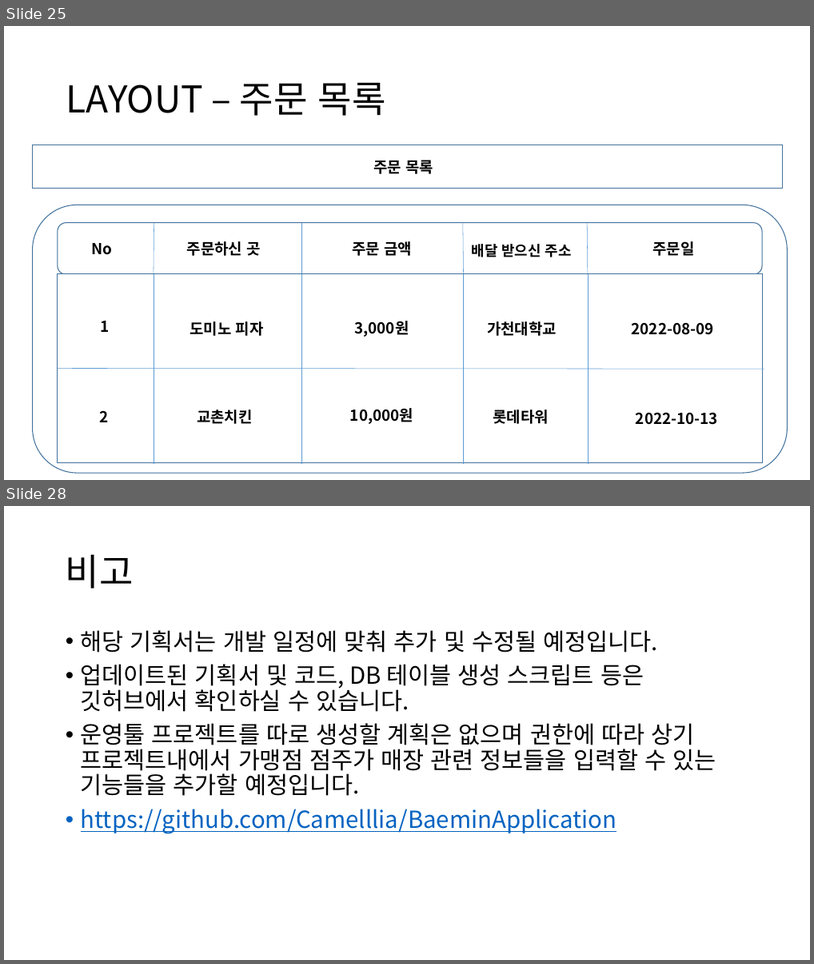
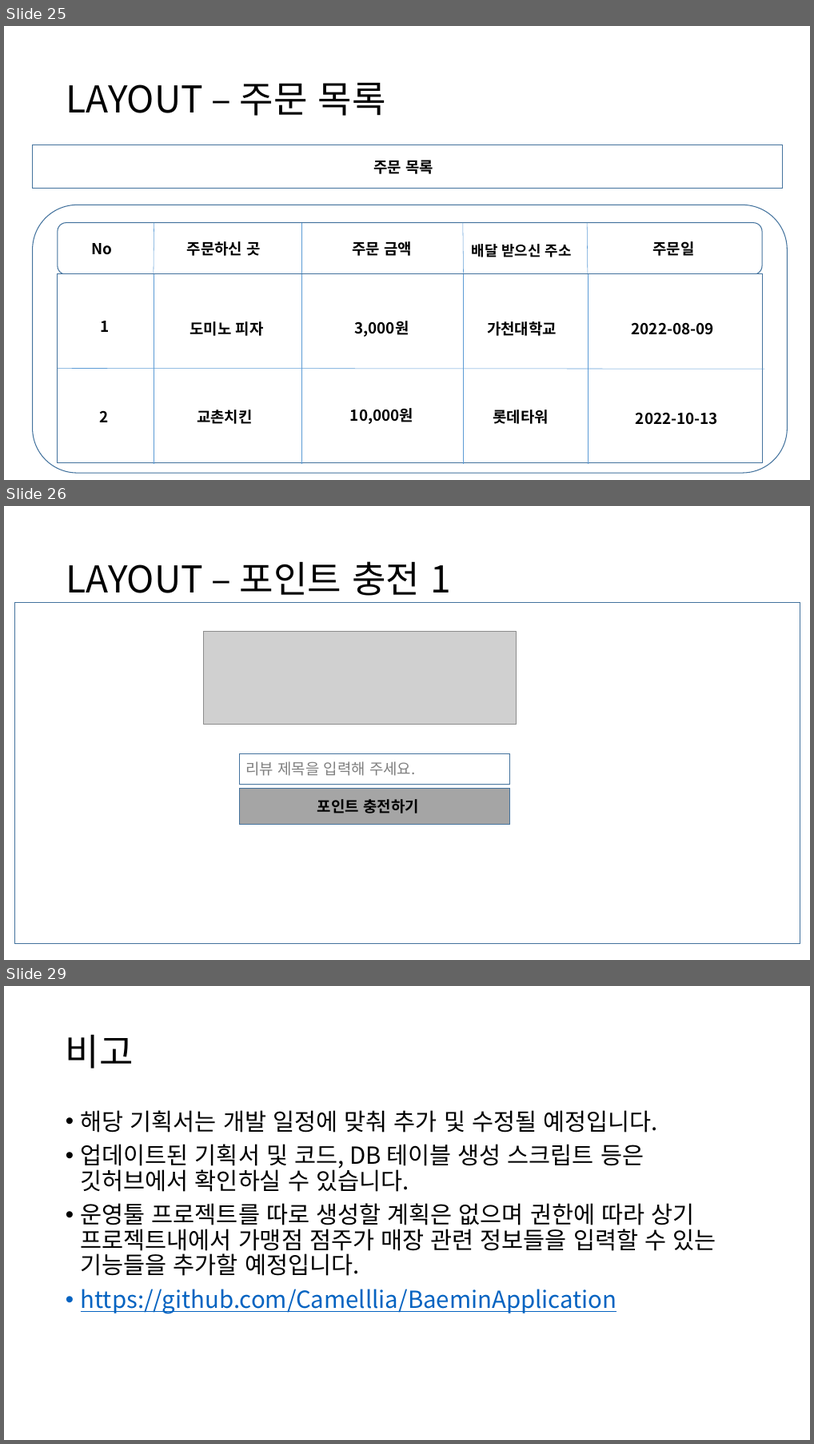
Before and after one commit to Camelllia/BaeminApplication, a slide deck: 202131205_김승진_실무게임프로그래밍_기획서.pptx. Shown one above the other, each under a label of ours: slides 25 and 28 before the commit, slides 25, 26 and 29 after it; the slides between them are not shown. The pictures are 814x964 and 814x1444 pixels, drawn with LibreOffice and Linux fonts; fonts in the diff are those of the drawing; grey boxes stand for pictures. Boxes give left, top, right and bottom in pixels: in the first picture for what was removed or moved away, otherwise in the second. Text is boxed around its words. In the diff, an @@ line names an element or a change of style, - is before the commit and + after.

```diff
--- a/202131205_김승진_실무게임프로그래밍_기획서.pptx
+++ b/202131205_김승진_실무게임프로그래밍_기획서.pptx
@@ slide 26 added at <box>4,506,810,960</box>, background #FFFFFF @@
@@ title added at <box>66,561,452,596</box>, 44 pt, text #000000 @@
+LAYOUT – 포인트 충전 1
@@ rectangle added at <box>15,603,801,944</box>, fill #FFFFFF, outline #43739E 1 pt @@
@@ picture added at <box>204,632,516,724</box> @@
@@ rectangle added at <box>240,753,510,784</box>, fill #FFFFFF, outline #43739E 1 pt @@
@@ text added at <box>246,761,415,776</box>, 18 pt, text #808080 @@
+리뷰 제목을 입력해 주세요.
@@ rectangle added at <box>240,788,510,824</box>, fill #A5A5A5, outline #43739E 1 pt @@
@@ text added at <box>318,799,419,813</box>, 18 pt, text #000000, bold @@
+포인트 충전하기
@@ what was slide 28 is now slide 29 @@
```
Also in this commit, not shown: 2 slides changed, 7 other files.
